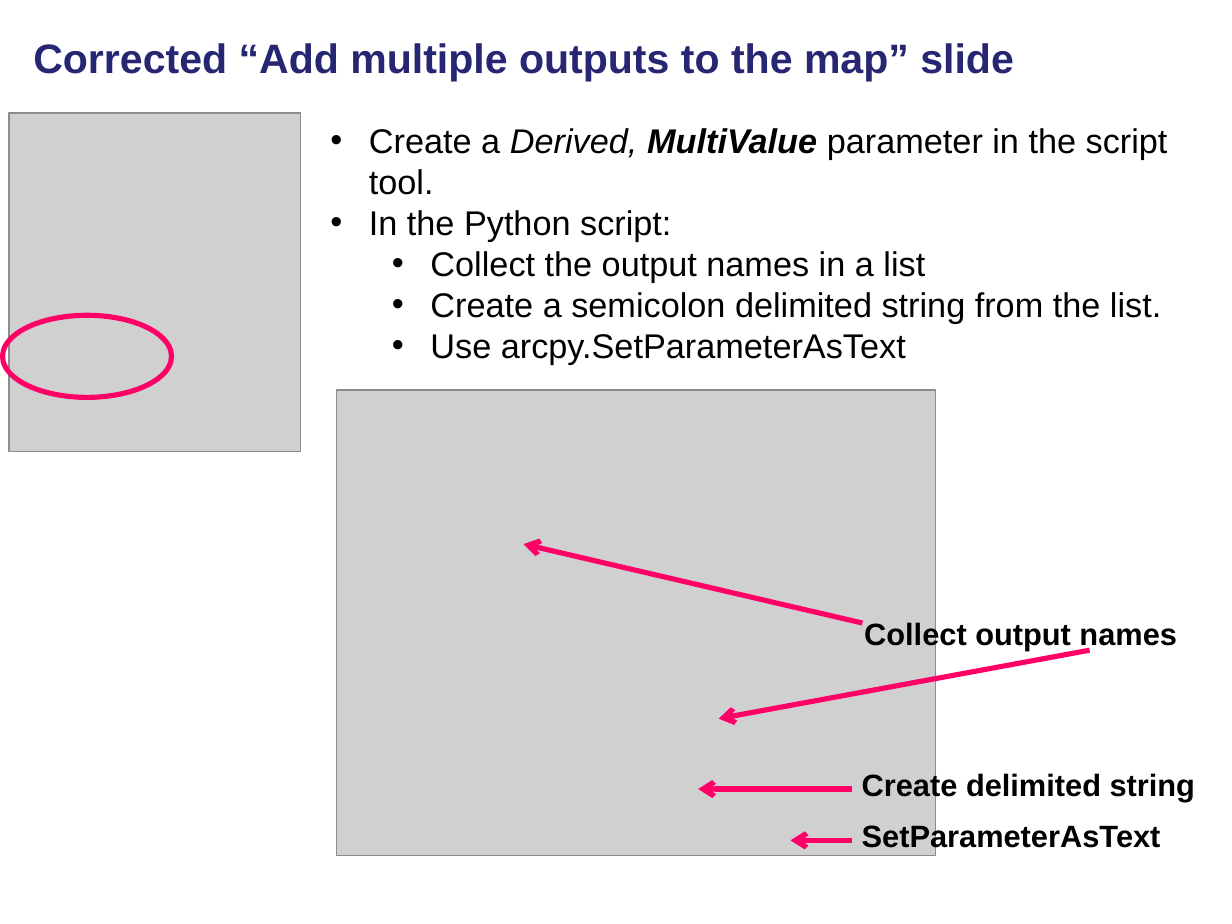
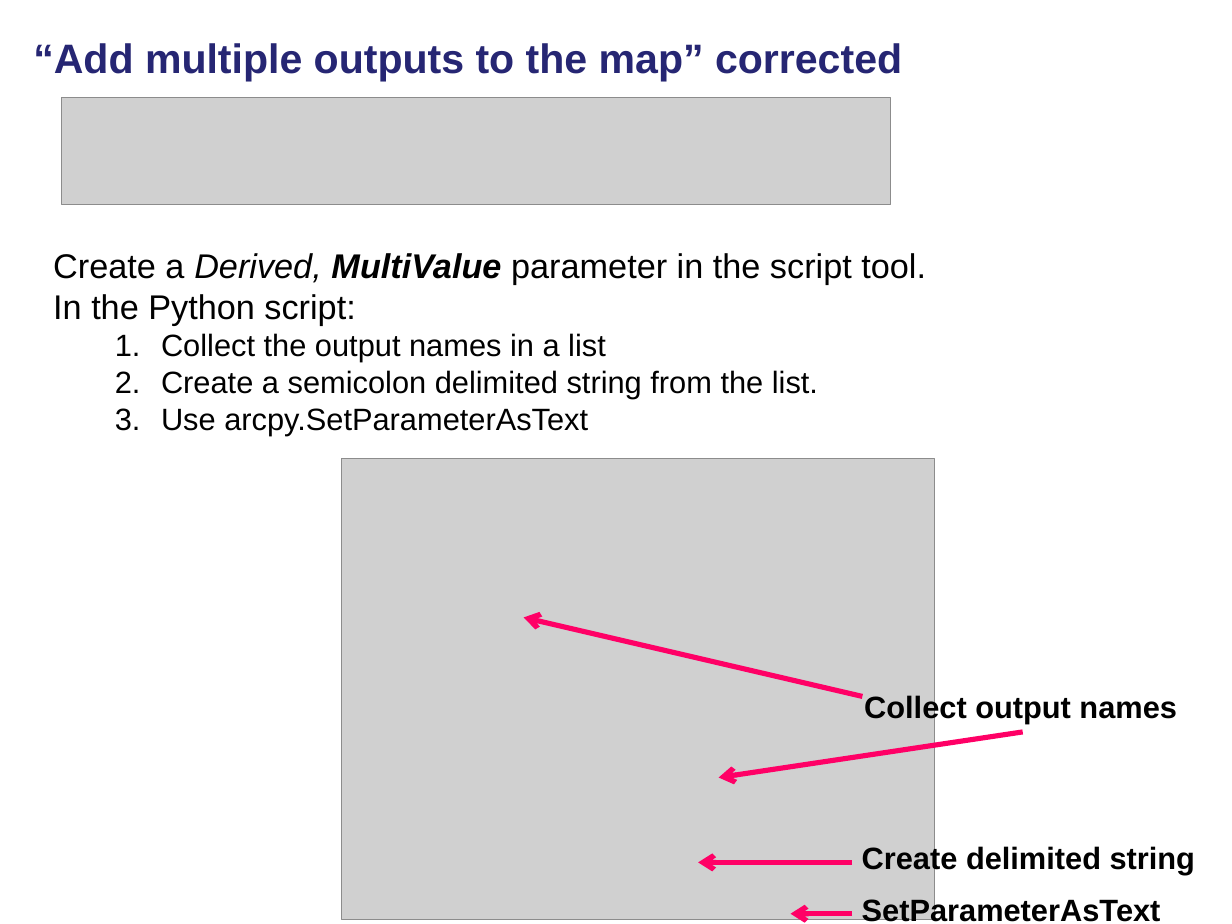
Before and after one commit to lgtateos/gis540, a slide deck: slide 25 of slides/scriptToolParamsPart1.pptx (slide 19 before the commit). Drawn at 1232x924 pixels with LibreOffice and Linux fonts; fonts in the diff are those of the drawing; grey boxes stand for pictures. Boxes give left, top, right and bottom in pixels: in the first picture for what was removed or moved away, otherwise in the second. Text is boxed around its words. In the diff, an @@ line names an element or a change of style, - is before the commit and + after.

```diff
--- a/slides/scriptToolParamsPart1.pptx
+++ b/slides/scriptToolParamsPart1.pptx
@@ title at (33,43,902,81): text changed @@
-Corrected “Add multiple outputs to the map” slide
+“Add multiple outputs to the map” corrected
@@ picture removed at (9,113,301,452) @@
@@ picture added at (62,97,891,203) @@
@@ text "Create a Derived, MultiValue parameter ...": place and size @@
-text "Create a Derived, MultiValue parameter ..." at (369,128,1168,365)
+text "Create a Derived, MultiValue parameter ..." at (53,253,926,436)
@@ text "Create a Derived, MultiValue parameter ..." at (53,253,926,436): size 20 to 18 pt in "Collect the output names in a list", "Create a semicolon delimited string from the ...", "Use arcpy.SetParameterAsText"; bullet • to none; bullet • to 1. @@
@@ ellipse removed at (2,315,171,398) @@
@@ picture: place and size @@
-picture at (336,391,935,856)
+picture at (341,458,934,919)
@@ arrow moved from (862, 623) - (524, 545) to (862, 696) - (524, 617) @@
@@ arrow moved from (1089, 650) - (718, 718) to (1023, 732) - (718, 777) @@
@@ 3 texts, 2 arrows: place and size @@
-3 texts, 2 arrows at (699,621,1195,853)
+3 texts, 2 arrows at (699,694,1195,922)
```
Also in this commit, not shown: 10 other slides changed, 15 slides added, 3 slides removed.
